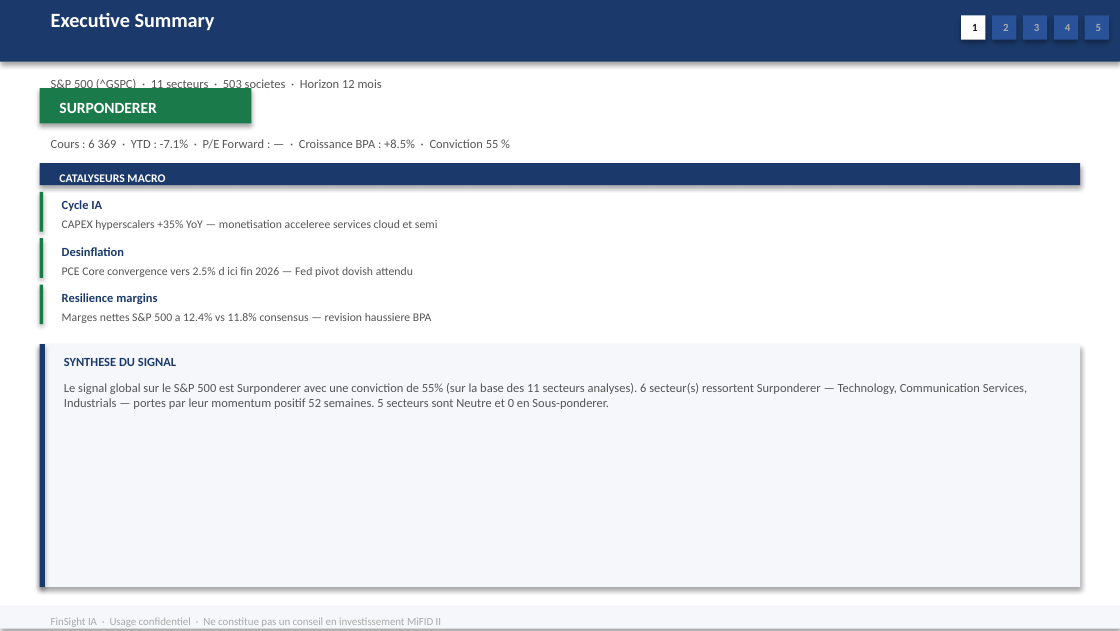
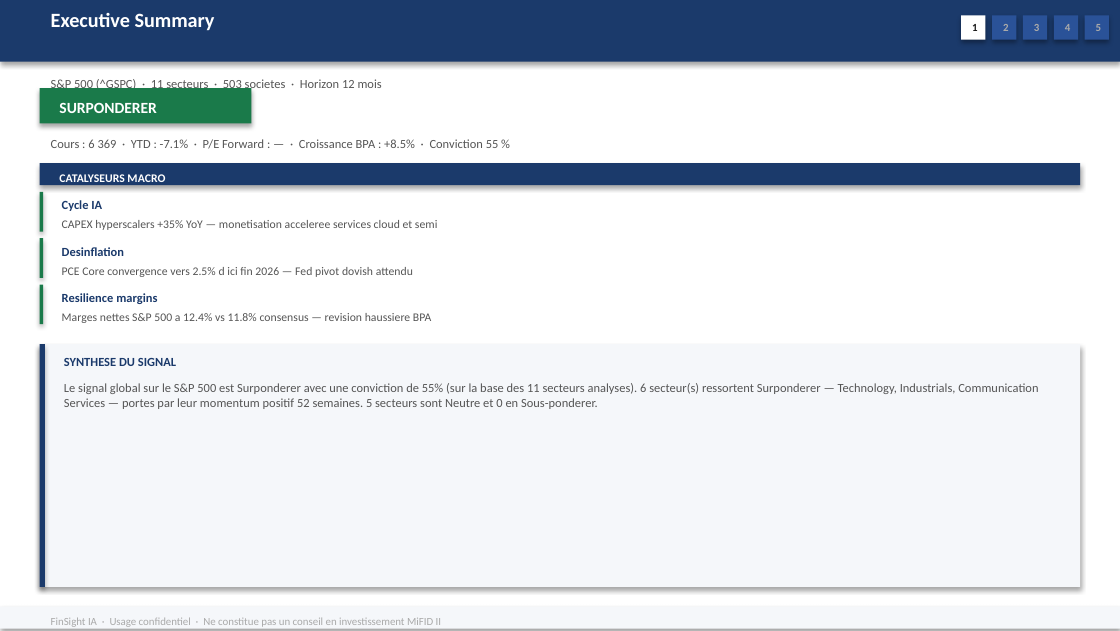
Before and after one commit to baptistejeh07-art/finsight-ia, a slide deck: slide 2 of preview/indice_SP_500/indice_SP_500.pptx. Drawn at 1120x631 pixels with LibreOffice and Linux fonts; fonts in the diff are those of the drawing. Boxes give left, top, right and bottom in pixels: in the first picture for what was removed or moved away, otherwise in the second. Text is boxed around its words. In the diff, an @@ line names an element or a change of style, - is before the commit and + after.

```diff
--- a/preview/indice_SP_500/indice_SP_500.pptx
+++ b/preview/indice_SP_500/indice_SP_500.pptx
@@ text at (x1=64, y1=383, x2=1038, y2=409): text changed @@
-Le signal global sur le S&P 500 est Surponderer avec une conviction de 55% (sur la base des 11 secteurs analyses). 6 secteur(s) ressortent Surponderer — Technology, Communication Services, Industrials — portes par leur momentum positif 52 semaines. 5 secteurs sont Neutre et 0 en Sous-ponderer.
+Le signal global sur le S&P 500 est Surponderer avec une conviction de 55% (sur la base des 11 secteurs analyses). 6 secteur(s) ressortent Surponderer — Technology, Industrials, Communication Services — portes par leur momentum positif 52 semaines. 5 secteurs sont Neutre et 0 en Sous-ponderer.
```
Also in this commit, not shown: 1 other file.
